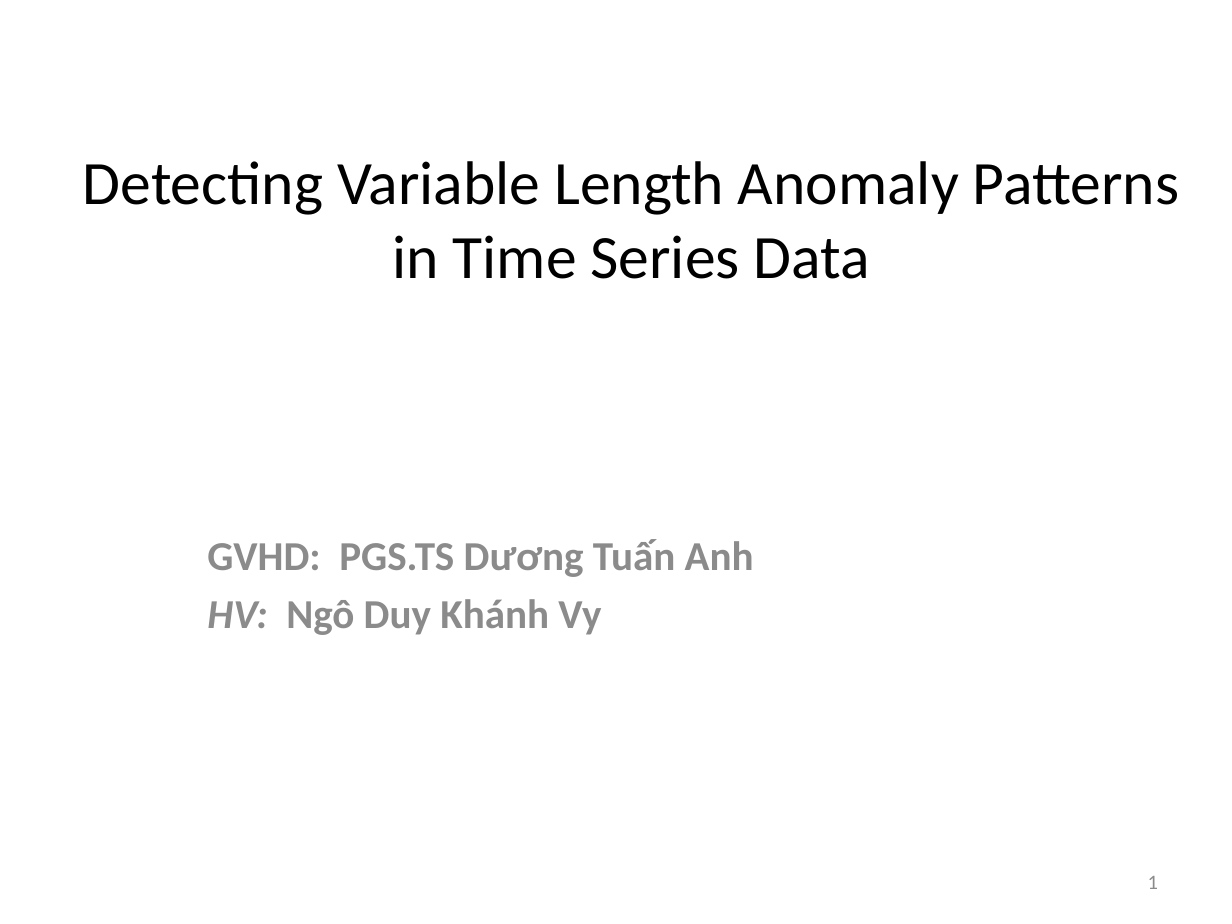
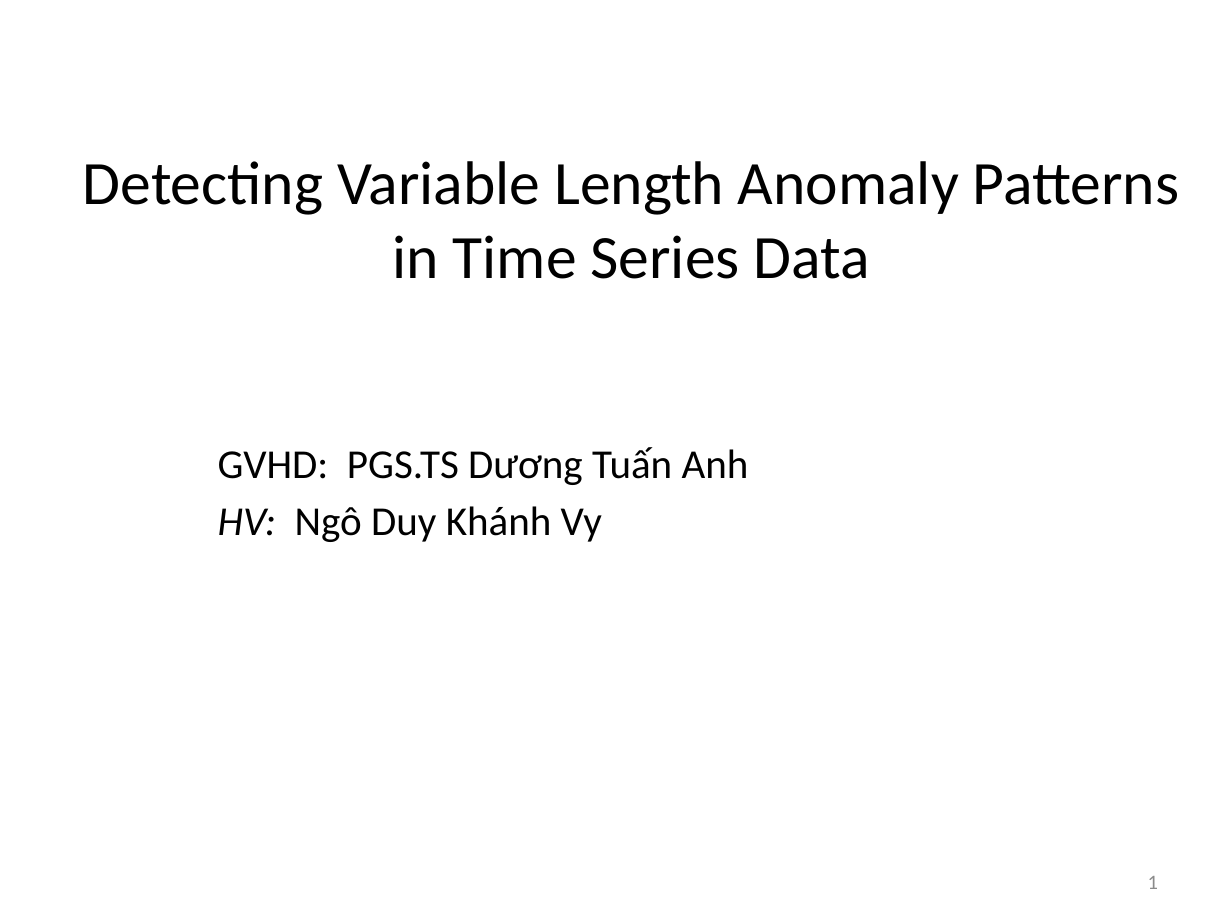
Before and after one commit to vyngo/caohoc-project-name, a slide deck: slide 1 of Report/Luan van pre.pptx. Drawn at 1232x924 pixels with LibreOffice and Linux fonts; fonts in the diff are those of the drawing. Boxes give left, top, right and bottom in pixels: in the first picture for what was removed or moved away, otherwise in the second. Text is boxed around its words. In the diff, an @@ line names an element or a change of style, - is before the commit and + after.

```diff
--- a/Report/Luan van pre.pptx
+++ b/Report/Luan van pre.pptx
@@ subtitle "GVHD: PGS.TS Dương Tuấn Anh": place and size @@
-subtitle "GVHD: PGS.TS Dương Tuấn Anh" at (207,539,754,635)
+subtitle "GVHD: PGS.TS Dương Tuấn Anh" at (218,447,749,542)
@@ subtitle "GVHD: PGS.TS Dương Tuấn Anh" at (218,447,749,542): text colour #8C8C8C to #000000, bold off @@
```
Also in this commit, not shown: 4 other slides changed, 26 slides added, 7 slides removed, 1 other file.
